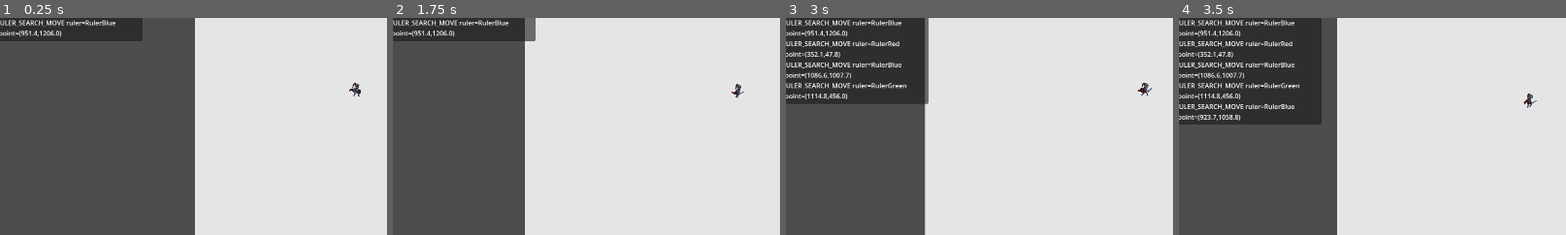
Above: before the commit, frames 1-4 (left to right).
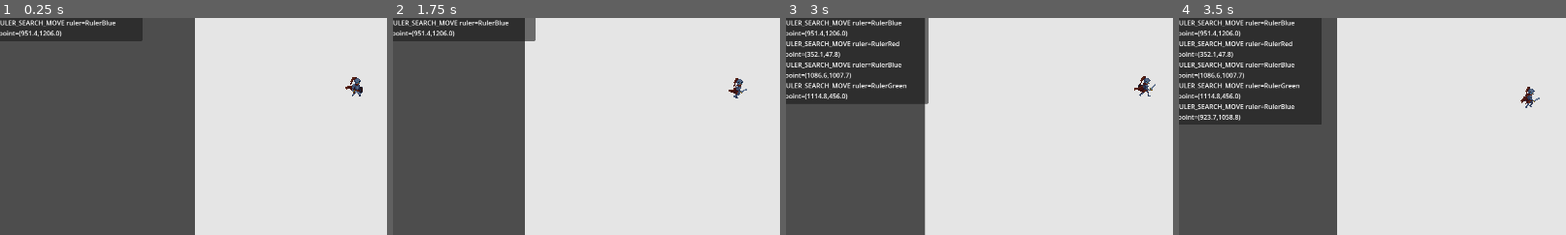
Above: after the commit, the same moments.

Repository: cblab/kingslayer
Game: Godot game, scene res://scenes/Main.tscn
Same seed, same stepped clock (60 frames per second), same inputs: the game is played once before the commit and once after it.
Inputs (mouse positions are % of the whole screen's width and height, from its top left):
- Up to frame 1 (0.25 s): no input
- Up to frame 2 (1.75 s): tap Enter at 0.5 s; move the mouse to (72, 45) at 0.52 s; click (72, 45) at 0.67 s; move the mouse to (30, 55) at 1.27 s; click (30, 55) at 1.42 s
- Up to frame 3 (3 s): move the mouse to (60, 28) at 2.02 s; click (60, 28) at 2.17 s; move the mouse to (45, 70) at 2.77 s; click (45, 70) at 2.92 s
- Up to frame 4 (3.5 s): no input
The pictures show only the part of the screen within x 4-54%, y 36-86%; the shares and areas given below are measured in that part.

The runs differ from the first frame. In frame 1, 0.2% of the frame differs, in the area x 89-94%, y 27-37%; in frame 2, 0.2%; in frame 3, 0.2%; in frame 4, 0.2%.

Commit message:
Scale knight visuals without affecting gameplay

Diff:
--- a/scenes/units/Unit.tscn
+++ b/scenes/units/Unit.tscn
@@ -14,10 +14,13 @@
 polygon = PackedVector2Array(0, -22, 16, -6, 12, 20, -12, 20, -16, -6)
 
 [node name="BodySprite" type="AnimatedSprite2D" parent="."]
-position = Vector2(0, 20)
+position = Vector2(0, 12)
+scale = Vector2(1.5, 1.5)
+texture_filter = 1
 
 [node name="RulerMarker" type="Polygon2D" parent="."]
 visible = false
+position = Vector2(0, -8)
 color = Color(1, 0.95, 0.2, 1)
 polygon = PackedVector2Array(0, -34, 6, -24, -6, -24)
 
--- a/scripts/units/unit.gd
+++ b/scripts/units/unit.gd
@@ -101,6 +101,9 @@
 const _GUARD_FOLLOW_CLOSE_ENOUGH_DISTANCE: float = 18.0
 const _GUARD_FOLLOW_POINT_MOVE_THRESHOLD: float = 12.0
 const _GUARD_FOLLOW_CATCHUP_DISTANCE: float = 110.0
+const _BODY_SPRITE_VISUAL_SCALE := Vector2(1.5, 1.5)
+const _BODY_SPRITE_VISUAL_POSITION := Vector2(0.0, 12.0)
+const _RULER_MARKER_VISUAL_POSITION := Vector2(0.0, -8.0)
 
 @onready var _visual: Polygon2D = $Visual
 @onready var _body_sprite: AnimatedSprite2D = $BodySprite
@@ -425,6 +428,12 @@
 	if _body_sprite == null:
 		push_warning("Unit '%s': Missing BodySprite node, skipping role visuals." % name)
 		return
+
+	_body_sprite.scale = _BODY_SPRITE_VISUAL_SCALE
+	_body_sprite.position = _BODY_SPRITE_VISUAL_POSITION
+	_body_sprite.texture_filter = CanvasItem.TEXTURE_FILTER_NEAREST
+	if _ruler_marker != null:
+		_ruler_marker.position = _RULER_MARKER_VISUAL_POSITION
 
 	match role:
 		UnitRole.RULER:
